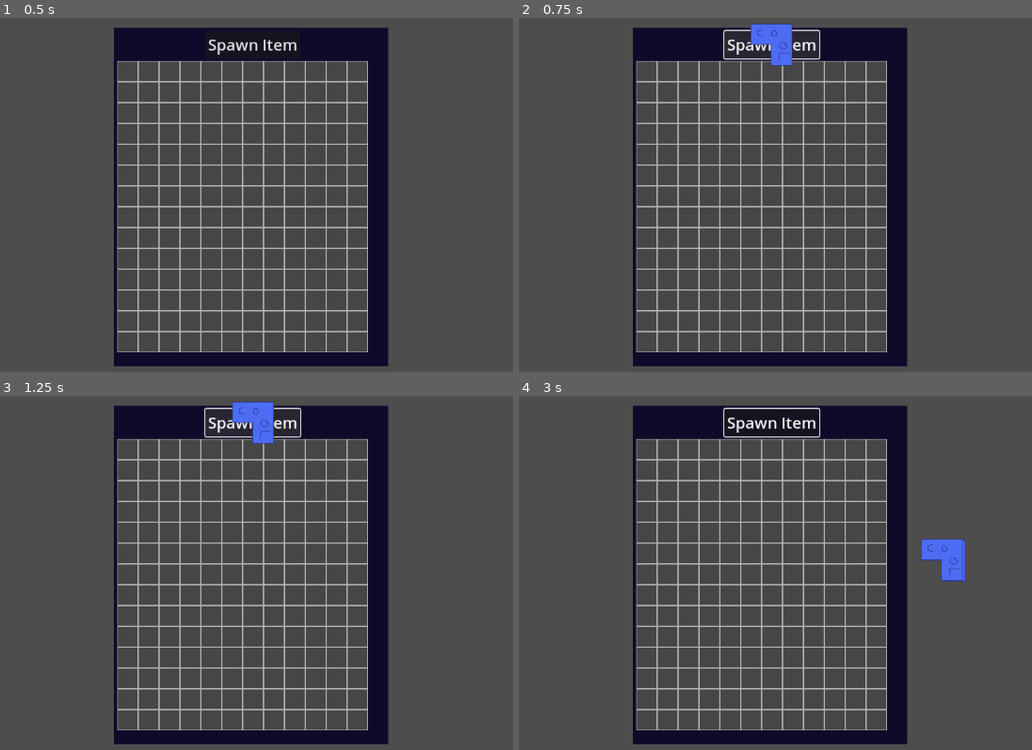
Above: before the commit, frames 1-4 (two rows, left to right).
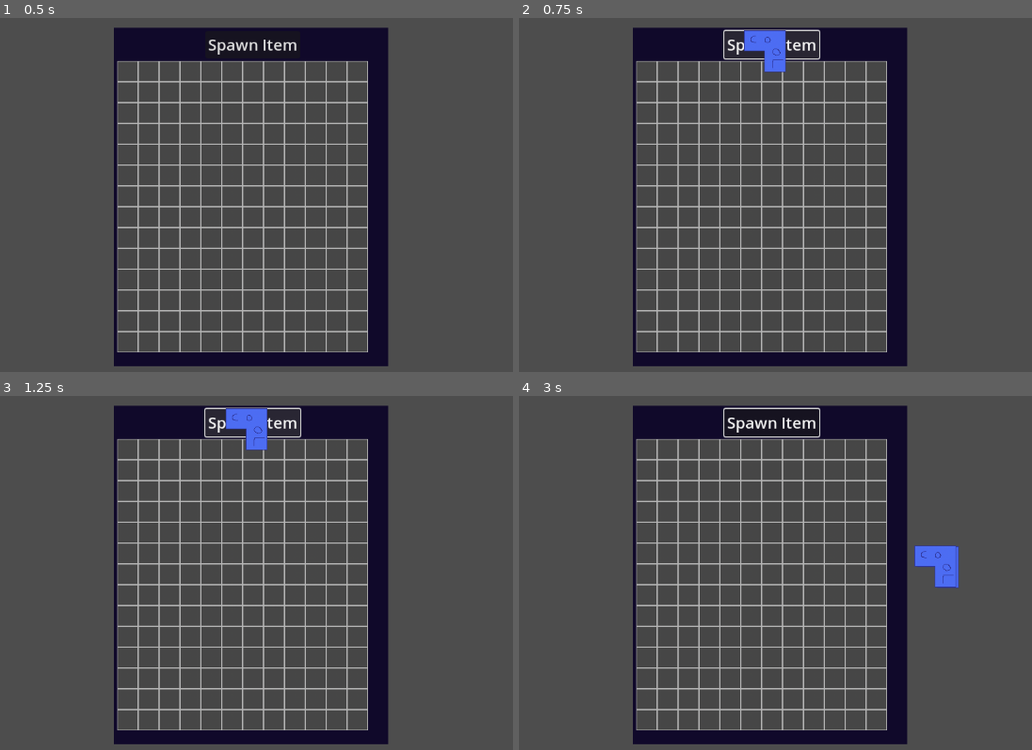
Above: after the commit, the same moments.

Repository: zMenta/Godot4GridInventory
Game: Godot game, scene res://main/main.tscn
Same seed, same stepped clock (60 frames per second), same inputs: the game is played once before the commit and once after it.
Inputs (mouse positions are in pixels of both pictures, inside the frame that each line leads up to):
- Up to frame 1 (0.5 s): no input
- Up to frame 2 (0.75 s): click "Spawn Item" at 0.5 s
- Up to frame 3 (1.25 s): no input
- Up to frame 4 (3 s): click "Spawn Item" at 1.25 s; click "Spawn Item" at 2 s; tap Enter at 2.75 s; move the mouse to (944, 558) at 2.77 s

Frame 1 is identical in both runs. In frame 2, 0.7% of the frame differs, in the area x 43-54%, y 1-16%; in frame 3, 0.7%; in frame 4, 0.7%, in the area x 77-87%, y 40-55%.

Commit message:
better item offset and inventory clear_slots func

Diff:
--- a/GridInventory/inventory_ui/inventory_ui.gd
+++ b/GridInventory/inventory_ui/inventory_ui.gd
@@ -31,8 +31,7 @@
 
 
 func _on_slot_mouse_exited(slot: Slot) -> void:
-	# slot.state = slot.States.DEFAULT
-	pass
+	clear_slots()
 
 # Item spawn button
 func _on_button_pressed() -> void:
@@ -80,3 +79,8 @@
 			if grid[1] < icon_anchor.x: icon_anchor.x = grid[1]
 		else:
 			slot_array[slot_to_check].state = Slot.States.OCCUPIED
+
+
+func clear_slots() -> void:
+	for slot in slot_array:
+		slot.state = Slot.States.DEFAULT
--- a/GridInventory/item/item.gd
+++ b/GridInventory/item/item.gd
@@ -33,7 +33,8 @@
 
 func _process(delta: float) -> void:
 	if is_selected:
-		global_position = lerp(global_position, get_global_mouse_position() - texture.get_size() / 2, 25 * delta)
+		var offset : Vector2 = texture.get_size() / 2  + Vector2(10, -10)
+		global_position = lerp(global_position, get_global_mouse_position() - offset, 25 * delta)
 
 
 func _draw() -> void:
